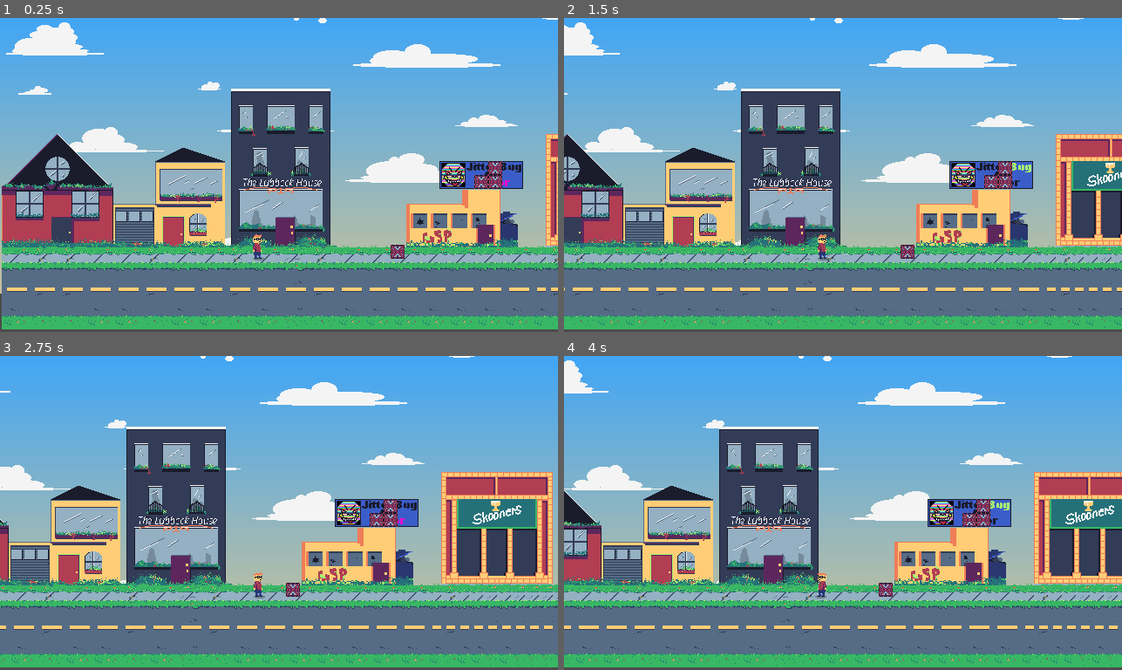
Above: before the commit, frames 1-4 (two rows, left to right).
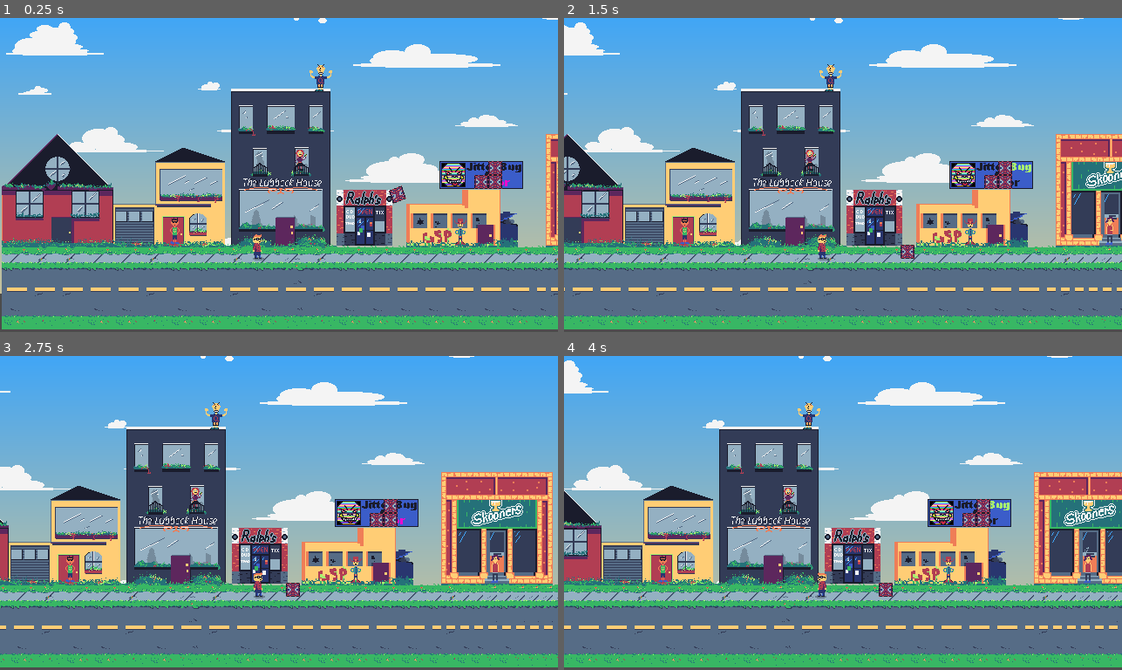
Above: after the commit, the same moments.

Repository: TylerZonies/GJ_SuperVictim
Game: Godot game, scene res://scenes/tilemaps.tscn
The game is run twice, just before and just after one commit, with the same random seed, the same clock (stepped at 60 frames per second) and the same inputs. This scene is started directly instead of the project's main scene.
Inputs:
- Up to frame 1 (0.25 s): no input
- Up to frame 2 (1.5 s): hold D (right) 0.53-1.28 s; tap F (push) at 0.6, 1.35 s; hold S (down) from 1.28 s (still down)
- Up to frame 3 (2.75 s): release S (down) at 2.03 s; hold D (right) from 2.03 s (still down); tap F (push) at 2.1 s
- Up to frame 4 (4 s): release D (right) at 2.78 s; hold W (up) 2.78-3.53 s; tap F (push) at 2.85, 3.6 s; hold A (left) from 3.53 s (still down)

The runs differ from the first frame. In frame 1, 2.2% of the frame differs, in the area x 30-100%, y 14-77%; in frame 2, 2.8%; in frame 3, 2.9%, in the area x 11-100%, y 14-77%; in frame 4, 2.9%.

Commit message:
characters and car movements

Diff:
--- a/SUPERVICTIM/assets/background.tres
+++ b/SUPERVICTIM/assets/background.tres
@@ -7,6 +7,7 @@
 [ext_resource path="res://assets/sprites/tiles/house5.png" type="Texture" id=5]
 [ext_resource path="res://assets/sprites/tiles/park1.png" type="Texture" id=6]
 [ext_resource path="res://assets/sprites/bldg/skooners.png" type="Texture" id=7]
+[ext_resource path="res://assets/sprites/bldg/ralphs.png" type="Texture" id=8]
 
 [resource]
 0/name = "house1.png 0"
@@ -107,3 +108,17 @@
 6/shape_one_way_margin = 0.0
 6/shapes = [  ]
 6/z_index = 0
+7/name = "ralphs.png 7"
+7/texture = ExtResource( 8 )
+7/tex_offset = Vector2( 0, 0 )
+7/modulate = Color( 1, 1, 1, 1 )
+7/region = Rect2( 0, 0, 64, 64 )
+7/tile_mode = 0
+7/occluder_offset = Vector2( 0, 0 )
+7/navigation_offset = Vector2( 0, 0 )
+7/shape_offset = Vector2( 0, 0 )
+7/shape_transform = Transform2D( 1, 0, 0, 1, 0, 0 )
+7/shape_one_way = false
+7/shape_one_way_margin = 0.0
+7/shapes = [  ]
+7/z_index = 0
--- /dev/null
+++ b/SUPERVICTIM/assets/chars/Vato.tscn
@@ -0,0 +1,34 @@
+[gd_scene load_steps=7 format=2]
+
+[ext_resource path="res://assets/sprites/chars/vato.png" type="Texture" id=1]
+
+[sub_resource type="AtlasTexture" id=50]
+atlas = ExtResource( 1 )
+region = Rect2( 0, 0, 32, 32 )
+
+[sub_resource type="AtlasTexture" id=51]
+atlas = ExtResource( 1 )
+region = Rect2( 32, 0, 32, 32 )
+
+[sub_resource type="AtlasTexture" id=52]
+atlas = ExtResource( 1 )
+region = Rect2( 64, 0, 32, 32 )
+
+[sub_resource type="AtlasTexture" id=53]
+atlas = ExtResource( 1 )
+region = Rect2( 96, 0, 32, 32 )
+
+[sub_resource type="SpriteFrames" id=54]
+animations = [ {
+"frames": [ SubResource( 50 ), SubResource( 51 ), SubResource( 52 ), SubResource( 53 ) ],
+"loop": true,
+"name": "default",
+"speed": 5.0
+} ]
+
+[node name="Vato" type="Node2D"]
+position = Vector2( 198.464, 79.672 )
+
+[node name="animation" type="AnimatedSprite" parent="."]
+frames = SubResource( 54 )
+playing = true
--- /dev/null
+++ b/SUPERVICTIM/assets/chars/bartender.tscn
@@ -0,0 +1,63 @@
+[gd_scene load_steps=14 format=2]
+
+[ext_resource path="res://assets/sprites/chars/bartender.png" type="Texture" id=1]
+
+[sub_resource type="AtlasTexture" id=9]
+atlas = ExtResource( 1 )
+region = Rect2( 0, 0, 32, 64 )
+
+[sub_resource type="AtlasTexture" id=10]
+atlas = ExtResource( 1 )
+region = Rect2( 32, 0, 32, 64 )
+
+[sub_resource type="AtlasTexture" id=11]
+atlas = ExtResource( 1 )
+region = Rect2( 64, 0, 32, 64 )
+
+[sub_resource type="AtlasTexture" id=12]
+atlas = ExtResource( 1 )
+region = Rect2( 96, 0, 32, 64 )
+
+[sub_resource type="AtlasTexture" id=13]
+atlas = ExtResource( 1 )
+region = Rect2( 128, 0, 32, 64 )
+
+[sub_resource type="AtlasTexture" id=14]
+atlas = ExtResource( 1 )
+region = Rect2( 160, 0, 32, 64 )
+
+[sub_resource type="AtlasTexture" id=15]
+atlas = ExtResource( 1 )
+region = Rect2( 192, 0, 32, 64 )
+
+[sub_resource type="AtlasTexture" id=16]
+atlas = ExtResource( 1 )
+region = Rect2( 224, 0, 32, 64 )
+
+[sub_resource type="AtlasTexture" id=17]
+atlas = ExtResource( 1 )
+region = Rect2( 256, 0, 32, 64 )
+
+[sub_resource type="AtlasTexture" id=18]
+atlas = ExtResource( 1 )
+region = Rect2( 288, 0, 32, 64 )
+
+[sub_resource type="AtlasTexture" id=19]
+atlas = ExtResource( 1 )
+region = Rect2( 320, 0, 32, 64 )
+
+[sub_resource type="SpriteFrames" id=20]
+animations = [ {
+"frames": [ SubResource( 9 ), SubResource( 10 ), SubResource( 11 ), SubResource( 12 ), SubResource( 13 ), SubResource( 14 ), SubResource( 15 ), SubResource( 16 ), SubResource( 17 ), SubResource( 18 ), SubResource( 19 ) ],
+"loop": true,
+"name": "default",
+"speed": 5.0
+} ]
+
+[node name="bartender" type="Node2D"]
+position = Vector2( 686.464, 71.672 )
+
+[node name="animation" type="AnimatedSprite" parent="."]
+position = Vector2( 0, -8 )
+frames = SubResource( 20 )
+playing = true
--- /dev/null
+++ b/SUPERVICTIM/assets/chars/boston mike.tscn
@@ -0,0 +1,27 @@
+[gd_scene load_steps=5 format=2]
+
+[ext_resource path="res://assets/sprites/chars/boston_mike.png" type="Texture" id=1]
+
+[sub_resource type="AtlasTexture" id=36]
+atlas = ExtResource( 1 )
+region = Rect2( 0, 0, 32, 32 )
+
+[sub_resource type="AtlasTexture" id=37]
+atlas = ExtResource( 1 )
+region = Rect2( 32, 0, 32, 32 )
+
+[sub_resource type="SpriteFrames" id=38]
+animations = [ {
+"frames": [ SubResource( 36 ), SubResource( 37 ) ],
+"loop": true,
+"name": "default",
+"speed": 5.0
+} ]
+
+[node name="boston mike" type="Node2D"]
+position = Vector2( 366.464, -96.328 )
+
+[node name="animation" type="AnimatedSprite" parent="."]
+frames = SubResource( 38 )
+frame = 1
+playing = true
--- /dev/null
+++ b/SUPERVICTIM/assets/chars/girl_on_phone.tscn
@@ -0,0 +1,59 @@
+[gd_scene load_steps=13 format=2]
+
+[ext_resource path="res://assets/sprites/chars/girl_on_phone.png" type="Texture" id=1]
+
+[sub_resource type="AtlasTexture" id=39]
+atlas = ExtResource( 1 )
+region = Rect2( 0, 0, 32, 32 )
+
+[sub_resource type="AtlasTexture" id=40]
+atlas = ExtResource( 1 )
+region = Rect2( 32, 0, 32, 32 )
+
+[sub_resource type="AtlasTexture" id=41]
+atlas = ExtResource( 1 )
+region = Rect2( 64, 0, 32, 32 )
+
+[sub_resource type="AtlasTexture" id=42]
+atlas = ExtResource( 1 )
+region = Rect2( 96, 0, 32, 32 )
+
+[sub_resource type="AtlasTexture" id=43]
+atlas = ExtResource( 1 )
+region = Rect2( 128, 0, 32, 32 )
+
+[sub_resource type="AtlasTexture" id=44]
+atlas = ExtResource( 1 )
+region = Rect2( 160, 0, 32, 32 )
+
+[sub_resource type="AtlasTexture" id=45]
+atlas = ExtResource( 1 )
+region = Rect2( 192, 0, 32, 32 )
+
+[sub_resource type="AtlasTexture" id=46]
+atlas = ExtResource( 1 )
+region = Rect2( 224, 0, 32, 32 )
+
+[sub_resource type="AtlasTexture" id=47]
+atlas = ExtResource( 1 )
+region = Rect2( 256, 0, 32, 32 )
+
+[sub_resource type="AtlasTexture" id=48]
+atlas = ExtResource( 1 )
+region = Rect2( 288, 0, 32, 32 )
+
+[sub_resource type="SpriteFrames" id=49]
+animations = [ {
+"frames": [ SubResource( 39 ), SubResource( 40 ), SubResource( 41 ), SubResource( 42 ), SubResource( 43 ), SubResource( 44 ), SubResource( 45 ), SubResource( 46 ), SubResource( 47 ), SubResource( 48 ) ],
+"loop": true,
+"name": "default",
+"speed": 5.0
+} ]
+
+[node name="girl_on_phone" type="Node2D"]
+
+[node name="animation" type="AnimatedSprite" parent="."]
+position = Vector2( 342.464, -0.328003 )
+frames = SubResource( 49 )
+frame = 8
+playing = true
--- /dev/null
+++ b/SUPERVICTIM/assets/chars/oboy.tscn
@@ -0,0 +1,75 @@
+[gd_scene load_steps=17 format=2]
+
+[ext_resource path="res://assets/sprites/chars/oboy.png" type="Texture" id=1]
+
+[sub_resource type="AtlasTexture" id=21]
+atlas = ExtResource( 1 )
+region = Rect2( 0, 0, 32, 32 )
+
+[sub_resource type="AtlasTexture" id=22]
+atlas = ExtResource( 1 )
+region = Rect2( 32, 0, 32, 32 )
+
+[sub_resource type="AtlasTexture" id=23]
+atlas = ExtResource( 1 )
+region = Rect2( 64, 0, 32, 32 )
+
+[sub_resource type="AtlasTexture" id=24]
+atlas = ExtResource( 1 )
+region = Rect2( 96, 0, 32, 32 )
+
+[sub_resource type="AtlasTexture" id=25]
+atlas = ExtResource( 1 )
+region = Rect2( 128, 0, 32, 32 )
+
+[sub_resource type="AtlasTexture" id=26]
+atlas = ExtResource( 1 )
+region = Rect2( 160, 0, 32, 32 )
+
+[sub_resource type="AtlasTexture" id=27]
+atlas = ExtResource( 1 )
+region = Rect2( 192, 0, 32, 32 )
+
+[sub_resource type="AtlasTexture" id=28]
+atlas = ExtResource( 1 )
+region = Rect2( 224, 0, 32, 32 )
+
+[sub_resource type="AtlasTexture" id=29]
+atlas = ExtResource( 1 )
+region = Rect2( 256, 0, 32, 32 )
+
+[sub_resource type="AtlasTexture" id=30]
+atlas = ExtResource( 1 )
+region = Rect2( 288, 0, 32, 32 )
+
+[sub_resource type="AtlasTexture" id=31]
+atlas = ExtResource( 1 )
+region = Rect2( 320, 0, 32, 32 )
+
+[sub_resource type="AtlasTexture" id=32]
+atlas = ExtResource( 1 )
+region = Rect2( 352, 0, 32, 32 )
+
+[sub_resource type="AtlasTexture" id=33]
+atlas = ExtResource( 1 )
+region = Rect2( 384, 0, 32, 32 )
+
+[sub_resource type="AtlasTexture" id=34]
+atlas = ExtResource( 1 )
+region = Rect2( 416, 0, 32, 32 )
+
+[sub_resource type="SpriteFrames" id=35]
+animations = [ {
+"frames": [ SubResource( 21 ), SubResource( 22 ), SubResource( 23 ), SubResource( 24 ), SubResource( 25 ), SubResource( 26 ), SubResource( 27 ), SubResource( 28 ), SubResource( 29 ), SubResource( 30 ), SubResource( 31 ), SubResource( 32 ), SubResource( 33 ), SubResource( 34 ) ],
+"loop": true,
+"name": "default",
+"speed": 5.0
+} ]
+
+[node name="oboy" type="Node2D"]
+position = Vector2( 526.464, 79.672 )
+
+[node name="animation" type="AnimatedSprite" parent="."]
+frames = SubResource( 35 )
+frame = 6
+playing = true
--- a/SUPERVICTIM/assets/objects/box.tscn
+++ b/SUPERVICTIM/assets/objects/box.tscn
@@ -24,12 +24,6 @@
 [node name="box" type="Sprite" parent="box_obj"]
 texture = ExtResource( 1 )
 
-[node name="floorcast" type="RayCast2D" parent="box_obj"]
-position = Vector2( 0, -1.47157 )
-enabled = true
-cast_to = Vector2( 0, 10 )
-collision_mask = 14
-
 [node name="left" type="RayCast2D" parent="box_obj"]
 rotation = 1.5708
 enabled = true
@@ -47,4 +41,10 @@
 enabled = true
 cast_to = Vector2( 0, 12 )
 collision_mask = 8
+
+[node name="floorcast" type="RayCast2D" parent="box_obj"]
+position = Vector2( 0, -1.47157 )
+enabled = true
+cast_to = Vector2( 0, 10 )
+collision_mask = 14
 [connection signal="body_shape_entered" from="box_obj" to="." method="_on_box_obj_body_shape_entered"]
--- /dev/null
+++ b/SUPERVICTIM/assets/objects/car.gd
@@ -0,0 +1,32 @@
+extends Node2D
+
+var death_position = Vector2.ZERO
+var direction = 0
+const speed = 2
+# Declare member variables here. Examples:
+# var a = 2
+# var b = "text"
+
+
+# Called when the node enters the scene tree for the first time.
+func _ready():
+	scale.x = direction * -1
+
+func _process(delta):
+	match direction:
+		1:
+			if position.x > death_position.x:
+				queue_free()
+		-1:
+			if position.x < death_position.x:
+
+				queue_free()
+
+	position.x += direction * speed
+# Called every frame. 'delta' is the elapsed time since the previous frame.
+#func _process(delta):
+func commit_sprite(random, sprite_pos):
+	$cars.animation = str("car", random)
+	print(sprite_pos)
+	$cars.flip_h = sprite_pos[1]
+	$cars.position.y += sprite_pos[0]
--- /dev/null
+++ b/SUPERVICTIM/assets/objects/car.tscn
@@ -0,0 +1,214 @@
+[gd_scene load_steps=48 format=2]
+
+[ext_resource path="res://assets/sprites/objects/car_caddi.png" type="Texture" id=1]
+[ext_resource path="res://assets/sprites/objects/car_old_skoo.png" type="Texture" id=2]
+[ext_resource path="res://assets/sprites/objects/lifted_truck.png" type="Texture" id=3]
+[ext_resource path="res://assets/sprites/objects/truck_blue.png" type="Texture" id=4]
+[ext_resource path="res://assets/objects/car.gd" type="Script" id=5]
+
+[sub_resource type="AtlasTexture" id=1]
+atlas = ExtResource( 3 )
+region = Rect2( 0, 0, 64, 64 )
+
+[sub_resource type="AtlasTexture" id=2]
+atlas = ExtResource( 3 )
+region = Rect2( 64, 0, 64, 64 )
+
+[sub_resource type="AtlasTexture" id=3]
+atlas = ExtResource( 3 )
+region = Rect2( 128, 0, 64, 64 )
+
+[sub_resource type="AtlasTexture" id=4]
+atlas = ExtResource( 3 )
+region = Rect2( 192, 0, 64, 64 )
+
+[sub_resource type="AtlasTexture" id=5]
+atlas = ExtResource( 3 )
+region = Rect2( 256, 0, 64, 64 )
+
+[sub_resource type="AtlasTexture" id=6]
+atlas = ExtResource( 3 )
+region = Rect2( 320, 0, 64, 64 )
+
+[sub_resource type="AtlasTexture" id=7]
+atlas = ExtResource( 3 )
+region = Rect2( 384, 0, 64, 64 )
+
+[sub_resource type="AtlasTexture" id=8]
+atlas = ExtResource( 3 )
+region = Rect2( 448, 0, 64, 64 )
+
+[sub_resource type="AtlasTexture" id=9]
+atlas = ExtResource( 3 )
+region = Rect2( 512, 0, 64, 64 )
+
+[sub_resource type="AtlasTexture" id=10]
+atlas = ExtResource( 1 )
+region = Rect2( 0, 0, 64, 32 )
+
+[sub_resource type="AtlasTexture" id=11]
+atlas = ExtResource( 1 )
+region = Rect2( 64, 0, 64, 32 )
+
+[sub_resource type="AtlasTexture" id=12]
+atlas = ExtResource( 1 )
+region = Rect2( 128, 0, 64, 32 )
+
+[sub_resource type="AtlasTexture" id=13]
+atlas = ExtResource( 1 )
+region = Rect2( 192, 0, 64, 32 )
+
+[sub_resource type="AtlasTexture" id=14]
+atlas = ExtResource( 1 )
+region = Rect2( 256, 0, 64, 32 )
+
+[sub_resource type="AtlasTexture" id=15]
+atlas = ExtResource( 1 )
+region = Rect2( 320, 0, 64, 32 )
+
+[sub_resource type="AtlasTexture" id=16]
+atlas = ExtResource( 1 )
+region = Rect2( 384, 0, 64, 32 )
+
+[sub_resource type="AtlasTexture" id=17]
+atlas = ExtResource( 1 )
+region = Rect2( 448, 0, 64, 32 )
+
+[sub_resource type="AtlasTexture" id=18]
+atlas = ExtResource( 1 )
+region = Rect2( 512, 0, 64, 32 )
+
+[sub_resource type="AtlasTexture" id=19]
+atlas = ExtResource( 1 )
+region = Rect2( 576, 0, 64, 32 )
+
+[sub_resource type="AtlasTexture" id=20]
+atlas = ExtResource( 1 )
+region = Rect2( 640, 0, 64, 32 )
+
+[sub_resource type="AtlasTexture" id=21]
+atlas = ExtResource( 1 )
+region = Rect2( 704, 0, 64, 32 )
+
+[sub_resource type="AtlasTexture" id=22]
+atlas = ExtResource( 2 )
+region = Rect2( 0, 0, 64, 32 )
+
+[sub_resource type="AtlasTexture" id=23]
+atlas = ExtResource( 2 )
+region = Rect2( 64, 0, 64, 32 )
+
+[sub_resource type="AtlasTexture" id=24]
+atlas = ExtResource( 2 )
+region = Rect2( 128, 0, 64, 32 )
+
+[sub_resource type="AtlasTexture" id=25]
+atlas = ExtResource( 2 )
+region = Rect2( 192, 0, 64, 32 )
+
+[sub_resource type="AtlasTexture" id=26]
+atlas = ExtResource( 2 )
+region = Rect2( 256, 0, 64, 32 )
+
+[sub_resource type="AtlasTexture" id=27]
+atlas = ExtResource( 2 )
+region = Rect2( 320, 0, 64, 32 )
+
+[sub_resource type="AtlasTexture" id=28]
+atlas = ExtResource( 2 )
+region = Rect2( 384, 0, 64, 32 )
+
+[sub_resource type="AtlasTexture" id=29]
+atlas = ExtResource( 2 )
+region = Rect2( 448, 0, 64, 32 )
+
+[sub_resource type="AtlasTexture" id=30]
+atlas = ExtResource( 2 )
+region = Rect2( 512, 0, 64, 32 )
+
+[sub_resource type="AtlasTexture" id=31]
+atlas = ExtResource( 2 )
+region = Rect2( 576, 0, 64, 32 )
+
+[sub_resource type="AtlasTexture" id=32]
+atlas = ExtResource( 2 )
+region = Rect2( 640, 0, 64, 32 )
+
+[sub_resource type="AtlasTexture" id=33]
+atlas = ExtResource( 2 )
+region = Rect2( 704, 0, 64, 32 )
+
+[sub_resource type="AtlasTexture" id=34]
+atlas = ExtResource( 4 )
+region = Rect2( 0, 0, 64, 32 )
+
+[sub_resource type="AtlasTexture" id=35]
+atlas = ExtResource( 4 )
+region = Rect2( 64, 0, 64, 32 )
+
+[sub_resource type="AtlasTexture" id=36]
+atlas = ExtResource( 4 )
+region = Rect2( 128, 0, 64, 32 )
+
+[sub_resource type="AtlasTexture" id=37]
+atlas = ExtResource( 4 )
+region = Rect2( 192, 0, 64, 32 )
+
+[sub_resource type="AtlasTexture" id=38]
+atlas = ExtResource( 4 )
+region = Rect2( 256, 0, 64, 32 )
+
+[sub_resource type="AtlasTexture" id=39]
+atlas = ExtResource( 4 )
+region = Rect2( 320, 0, 64, 32 )
+
+[sub_resource type="AtlasTexture" id=40]
+atlas = ExtResource( 4 )
+region = Rect2( 384, 0, 64, 32 )
+
+[sub_resource type="AtlasTexture" id=41]
+atlas = ExtResource( 4 )
+region = Rect2( 448, 0, 64, 32 )
+
+[sub_resource type="SpriteFrames" id=42]
+animations = [ {
+"frames": [ SubResource( 1 ), SubResource( 2 ), SubResource( 3 ), SubResource( 4 ), SubResource( 5 ), SubResource( 6 ), SubResource( 7 ), SubResource( 8 ), SubResource( 9 ) ],
+"loop": true,
+"name": "car1",
+"speed": 5.0
+}, {
+"frames": [ SubResource( 10 ), SubResource( 11 ), SubResource( 12 ), SubResource( 13 ), SubResource( 14 ), SubResource( 15 ), SubResource( 16 ), SubResource( 17 ), SubResource( 18 ), SubResource( 19 ), SubResource( 20 ), SubResource( 21 ) ],
+"loop": true,
+"name": "car3",
+"speed": 5.0
+}, {
+"frames": [ SubResource( 22 ), SubResource( 23 ), SubResource( 24 ), SubResource( 25 ), SubResource( 26 ), SubResource( 27 ), SubResource( 28 ), SubResource( 29 ), SubResource( 30 ), SubResource( 31 ), SubResource( 32 ), SubResource( 33 ) ],
+"loop": true,
+"name": "car2",
+"speed": 5.0
+}, {
+"frames": [ SubResource( 34 ), SubResource( 35 ), SubResource( 36 ), SubResource( 37 ), SubResource( 38 ), SubResource( 39 ), SubResource( 40 ), SubResource( 41 ) ],
+"loop": true,
+"name": "car0",
+"speed": 5.0
+} ]
+
+[node name="car" type="Node2D"]
+script = ExtResource( 5 )
+
+[node name="ColorRect" type="ColorRect" parent="."]
+margin_left = -32.0
+margin_top = 8.0
+margin_right = 32.0
+margin_bottom = 18.0
+rect_scale = Vector2( 1, 0.7 )
+color = Color( 0, 0, 0, 0.317647 )
+__meta__ = {
+"_edit_use_anchors_": false
+}
+
+[node name="cars" type="AnimatedSprite" parent="."]
+frames = SubResource( 42 )
+animation = "car2"
+frame = 4
+playing = true
--- /dev/null
+++ b/SUPERVICTIM/scenes/car.gd
@@ -0,0 +1,39 @@
+extends Node2D
+
+var sprite_pos = [[0, false],[-16, true],[0, false],[0, true]]
+# Declare member variables here. Examples:
+# var a = 2
+# var b = "text"
+onready var right_side = get_node("car_right").position
+onready var left_side = get_node("car_left").position
+var time = 0
+var timer = 300
+# Called when the node enters the scene tree for the first time.
+func _ready():
+	pass # Replace with function body.
+
+func _process(delta):
+	if time < timer:
+		time += 1
+	else:
+		time = 0
+		var random = randi()%3
+		var direction = randi()%2
+		var car = load("res://assets/objects/car.tscn")
+		car = car.instance()
+		car.commit_sprite(random, sprite_pos[random])
+
+		match direction: # 0 is right side 1 is left side
+			0:
+				car.position = right_side
+				car.death_position = left_side
+				car.direction = -1
+			1:
+				car.position = left_side
+				car.death_position = right_side
+				car.direction = 1
+		add_child(car)
+		print(direction)
+# Called every frame. 'delta' is the elapsed time since the previous frame.
+#func _process(delta):
+#	pass
--- a/SUPERVICTIM/scenes/tilemaps.tscn
+++ b/SUPERVICTIM/scenes/tilemaps.tscn
@@ -8,7 +8,13 @@
 [ext_resource path="res://assets/sprites/tiles/collision_tiles.png" type="Texture" id=6]
 [ext_resource path="res://assets/sprites/tiles/collision_tiles2.png" type="Texture" id=7]
 [ext_resource path="res://assets/objects/billboard.tscn" type="PackedScene" id=8]
+[ext_resource path="res://scenes/car.gd" type="Script" id=9]
 [ext_resource path="res://assets/objects/box.tscn" type="PackedScene" id=10]
+[ext_resource path="res://assets/chars/boston mike.tscn" type="PackedScene" id=11]
+[ext_resource path="res://assets/chars/girl_on_phone.tscn" type="PackedScene" id=12]
+[ext_resource path="res://assets/chars/bartender.tscn" type="PackedScene" id=13]
+[ext_resource path="res://assets/chars/Vato.tscn" type="PackedScene" id=14]
+[ext_resource path="res://assets/chars/oboy.tscn" type="PackedScene" id=15]
 
 [sub_resource type="ConvexPolygonShape2D" id=1]
 points = PoolVector2Array( 16, 16, 0, 16, 0, 0, 16, 0 )
@@ -172,7 +178,7 @@
 tile_set = ExtResource( 4 )
 cell_size = Vector2( 16, 16 )
 format = 1
-tile_data = PoolIntArray( -393200, 2, 0, -131072, 0, 0, -131064, 1, 0, -131033, 6, 0, -131024, 0, 0, 65592, 5, 0, 131101, 3, 0 )
+tile_data = PoolIntArray( -393200, 2, 0, -131072, 0, 0, -131064, 1, 0, -131033, 6, 0, -131024, 0, 0, 65592, 5, 0, 131096, 7, 0, 131101, 3, 0 )
 
 [node name="billboard" parent="." instance=ExtResource( 8 )]
 position = Vector2( 550.464, 15.672 )
@@ -200,7 +206,19 @@
 cell_custom_transform = Transform2D( 16, 0, 0, 16, 0, 0 )
 collision_layer = 4
 format = 1
-tile_data = PoolIntArray( -327664, 3, 0, -327663, 3, 0, -327 …(477 unchanged characters)… 7, 3, 0, 131078, 3, 0, 131079, 3, 0, 131105, 3, 0, 131106, 3, 0, 131107, 3, 0, 1 …(587 unchanged characters)…
+tile_data = PoolIntArray( -327664, 3, 0, -327663, 3, 0, -327 …(477 unchanged characters)… 7, 3, 0, 131078, 3, 0, 131079, 3, 0, 131096, 3, 0, 131097, 3, 0, 131098, 3, 0, 131099, 3, 0, 131105, 3, 0, 131106, 3, 0, 131107, 3, 0, 1 …(587 unchanged characters)…
+
+[node name="npcs" type="Node2D" parent="."]
+
+[node name="bartender" parent="npcs" instance=ExtResource( 13 )]
+
+[node name="oboy" parent="npcs" instance=ExtResource( 15 )]
+
+[node name="boston mike" parent="npcs" instance=ExtResource( 11 )]
+
+[node name="girl_on_phone" parent="npcs" instance=ExtResource( 12 )]
+
+[node name="Vato" parent="npcs" instance=ExtResource( 14 )]
 
 [node name="player" parent="." instance=ExtResource( 3 )]
 position = Vector2( 293.25, 94.8601 )
@@ -214,10 +232,6 @@
 
 [node name="Parrali" parent="." instance=ExtResource( 5 )]
 
-[node name="cars" type="Node2D" parent="."]
-
-[node name="Node2D" type="Node2D" parent="cars"]
-
 [node name="boxes" type="Node2D" parent="."]
 
 [node name="box" parent="boxes" instance=ExtResource( 10 )]
@@ -227,7 +241,16 @@
 position = Vector2( 566.464, 7.672 )
 
 [node name="box4" parent="boxes" instance=ExtResource( 10 )]
-position = Vector2( 454.464, 87.672 )
+position = Vector2( 454.464, 23.672 )
 
 [node name="box2" parent="boxes" instance=ExtResource( 10 )]
 position = Vector2( 566.464, 23.672 )
+
+[node name="cars" type="Node2D" parent="."]
+script = ExtResource( 9 )
+
+[node name="car_right" type="Position2D" parent="cars"]
+position = Vector2( 1134.46, 119.672 )
+
+[node name="car_left" type="Position2D" parent="cars"]
+position = Vector2( -97.5365, 159.672 )
--- a/SUPERVICTIM/scripts/obj_scripts/box.gd
+++ b/SUPERVICTIM/scripts/obj_scripts/box.gd
@@ -3,8 +3,6 @@
 var moveable = true
 var velocity = Vector2(0,0)
 var obj_moved = false
-var fall_speed = 10
-var max_fall_speed = 50
 const UP = Vector2(0,-1)
 
 
@@ -12,10 +10,11 @@
 var direction = 0
 var fall_dir = 0
 
-const speed = 1
+var speed = 1
+##############################################################
 
+var raycasts
 
-onready var tween = Tween.new()
 
 onready var floor_cast = get_node("box_obj/floorcast")
 onready var body = get_node("box_obj")
@@ -24,15 +23,20 @@
 onready var cast_right = get_node("box_obj/right")
 onready var cast_left = get_node("box_obj/left")
 onready var cast_up = get_node("box_obj/up")
+onready var sprite = get_node("box_obj/box")
 
-var raycasts
 
+
+##############################################################
 func _ready():
 	self.add_to_group("moveable")
 	raycasts = [cast_right, cast_left, cast_up]
 func _process(delta):
 	if !_is_moving():
 		apply_gravity(delta)
+
+
+##############################################################
 func push_object(dir, pushed = false):
 	var collisions = check_collider()
 	if collisions.size() == 0:
@@ -56,20 +60,21 @@
 	var new_dir = Vector2(position.x + (dir * 16), position.y)
 	new_pos = new_dir
 	direction = dir
-func from_to_tween(new):
-	tween.interpolate_property(self, "position", position, new, 1.0, Tween.TRANS_CUBIC)
-	tween.start()
 
 func _is_moving():
 	if new_pos != Vector2.ZERO:
 		if position != new_pos:
 			position.x += speed * direction
 			position.y += speed * fall_dir
+			sprite.rotation_degrees += 5 * speed
+			moveable = false
 			return true
 		else:
 			new_pos = Vector2.ZERO
 			direction = 0
 			fall_dir = 0
+			moveable = true
+
 			return false
 
 func check_double_push(dir):
@@ -87,7 +92,9 @@
 
 func check_on_floor():
 	if floor_cast.is_colliding():
+		sprite.rotation_degrees = 90
 		return true
+
 	#else:
 		#moveable = false
 		#return false
@@ -96,7 +103,7 @@
 	pass
 	if !check_on_floor():
 		new_pos = Vector2(position.x, position.y + 16)
-		fall_dir = 4
+		fall_dir = 1
 #		if velocity.y < max_fall_speed:
 #			velocity.y += fall_speed * delta
 #		else:
Not shown: 1 places in SUPERVICTIM/assets/background.tres that only renumber resources
Binary file added: SUPERVICTIM/assets/sprites/bldg/ralphs.png
Not shown, added: SUPERVICTIM/assets/sprites/bldg/ralphs.png.import
Binary file changed: SUPERVICTIM/assets/sprites/bldg/skooners.png
Binary file added: SUPERVICTIM/assets/sprites/chars/bartender.png
Not shown, added: SUPERVICTIM/assets/sprites/chars/bartender.png.import
Binary file added: SUPERVICTIM/assets/sprites/chars/boston_mike.png
Not shown, added: SUPERVICTIM/assets/sprites/chars/boston_mike.png.import
Binary file added: SUPERVICTIM/assets/sprites/chars/girl_on_phone.png
Not shown, added: SUPERVICTIM/assets/sprites/chars/girl_on_phone.png.import
Binary file added: SUPERVICTIM/assets/sprites/chars/oboy.png
Not shown, added: SUPERVICTIM/assets/sprites/chars/oboy.png.import
(and 15 more such lines)
